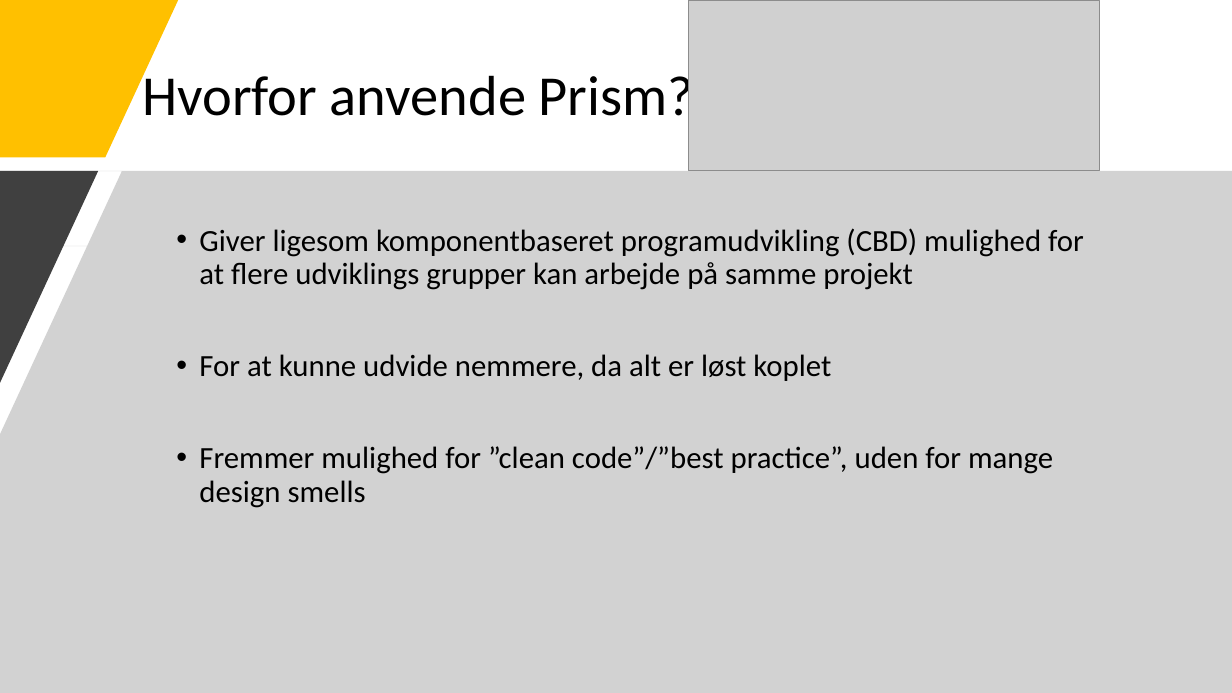
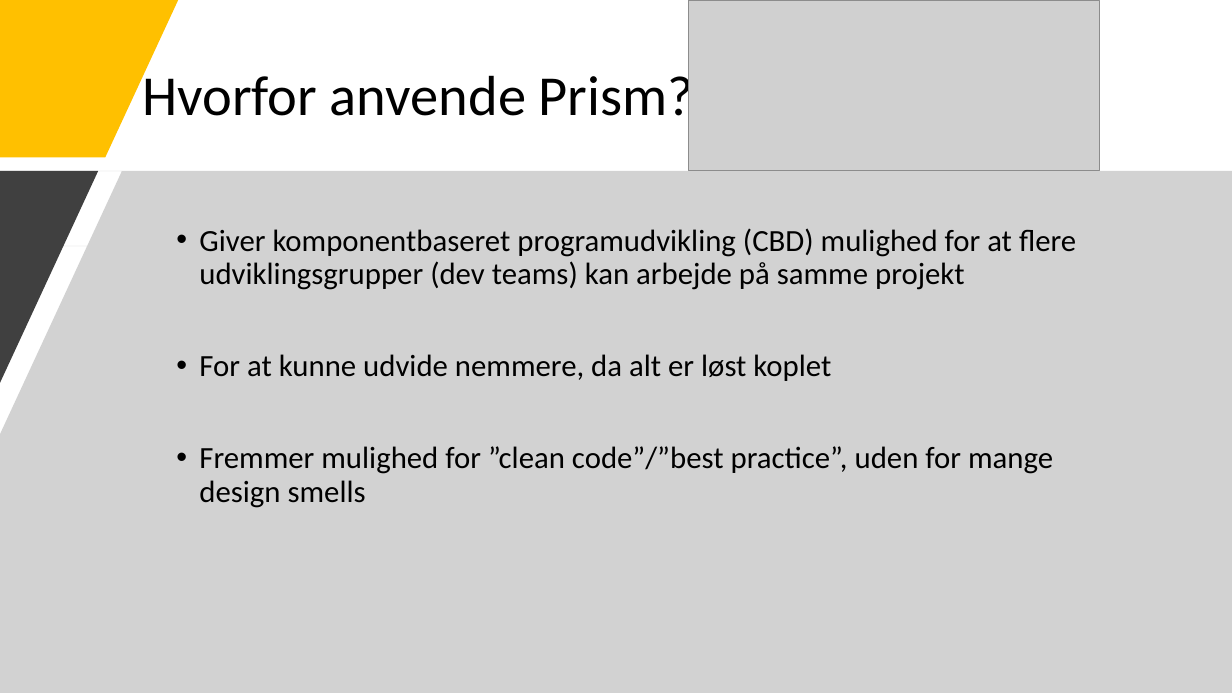
Before and after one commit to Bl0bb3r/KPU_CBD, a slide deck: slide 4 of Presentations/5_Prism.pptx. Drawn at 1232x693 pixels with LibreOffice and Linux fonts; fonts in the diff are those of the drawing; grey boxes stand for pictures. Boxes give left, top, right and bottom in pixels: in the first picture for what was removed or moved away, otherwise in the second. Text is boxed around its words. In the diff, an @@ line names an element or a change of style, - is before the commit and + after.

```diff
--- a/Presentations/5_Prism.pptx
+++ b/Presentations/5_Prism.pptx
@@ text at [199, 228, 1076, 290]: text changed @@
-• Giver ligesom komponentbaseret programudvikling (CBD) mulighed for at flere udviklings grupper kan arbejde på samme projekt
+• Giver komponentbaseret programudvikling (CBD) mulighed for at flere udviklingsgrupper (dev teams) kan arbejde på samme projekt
```
Also in this commit, not shown: 10 other files.
